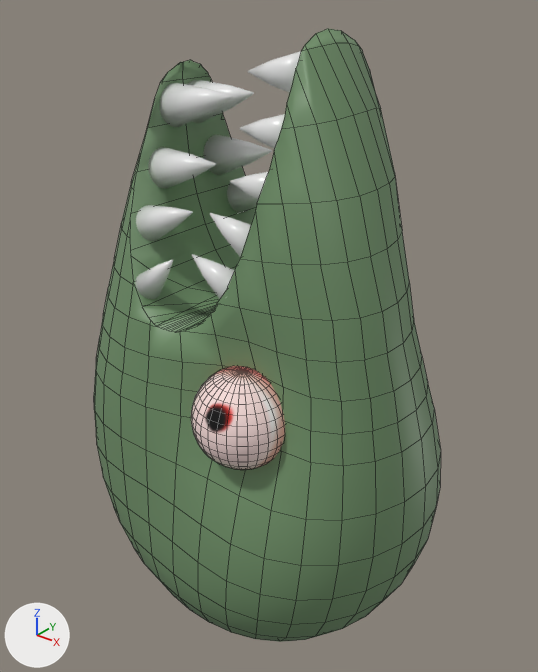
One commit to the FBX model Assets/3d-objs/playerHeadTeeth.fbx: the scene before it, then after it.
Camera for both pictures: a 50 mm camera at (2.19, -2.65, 2.48) aimed at (0.02, 0.06, 0.79). The axes (+X, +Y, +Z) are drawn at lower left. The lights are the same throughout. Mesh edges are drawn as thin lines on the coarser meshes. Where no turn or scale is listed for an object, it has been applied to the vertices.

In view in the first picture: 'EyeL', 'PlayerHead', 'Spike.001', 'Spike.006', 'Spike.007', 'Spike.008', 'Spike.009', 'Spike.011', 'Spike.012', 'Spike.013', 'Spike.017', 'Spike.018'.
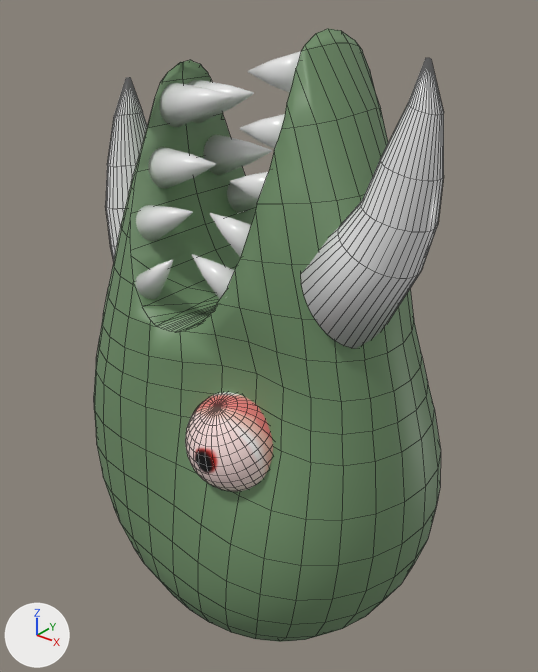
What differs and where, as boxes (x1, y1, x2, y2) in the pictures (538 x 672 px):
'Spike.029', added
    after: (301, 58, 444, 349)
'EyeL', moved, turned
    before: (191, 366, 285, 470)
    after: (185, 392, 273, 492)
'Spike.030', added
    after: (105, 78, 147, 261)

Diff of the bpy script that builds the scene:
```diff
--- a/Assets/3d-objs/playerHeadTeeth.fbx.py
+++ b/Assets/3d-objs/playerHeadTeeth.fbx.py
@@ me_cylinder_037 @@
+me_cylinder_037.from_pydata(...)  # 198 vertices, 167 faces; spans x -0.39..0.19, y -0.279..0.293, z -0.261..1.084
+me_cylinder_037.materials.append(mat_spike)  # its picture is missing
@@ me_cylinder_036 @@
+me_cylinder_036.from_pydata(...)  # 198 vertices, 167 faces; spans x -0.142..0.377, y -0.246..0.234, z -0.24..0.882
+me_cylinder_036.materials.append(mat_spike)  # its picture is missing
@@ ob_eyel @@
 ob_eyel.parent = ob_playerhead
-ob_eyel.location = (0.322, -0.5, 0.694)
-ob_eyel.rotation_euler = (0.0, -3.142, 0.0)  # degrees (0, -180, 0)
+ob_eyel.location = (0.277, -0.5, 0.552)
+ob_eyel.rotation_euler = (-0.424, 3.063, -0.0643)  # degrees (-24, 175, -3.7)
 ob_eyel.scale = (-0.234, -0.234, -0.234)
@@ ob_spike_030 @@
+ob_spike_030 = bpy.data.objects.new('Spike.030', me_cylinder_037)
+ob_spike_030.location = (-0.674, 0.027, 0.917)
@@ ob_spike_029 @@
+ob_spike_029 = bpy.data.objects.new('Spike.029', me_cylinder_036)
+ob_spike_029.location = (0.659, -0.234, 1.341)
```
